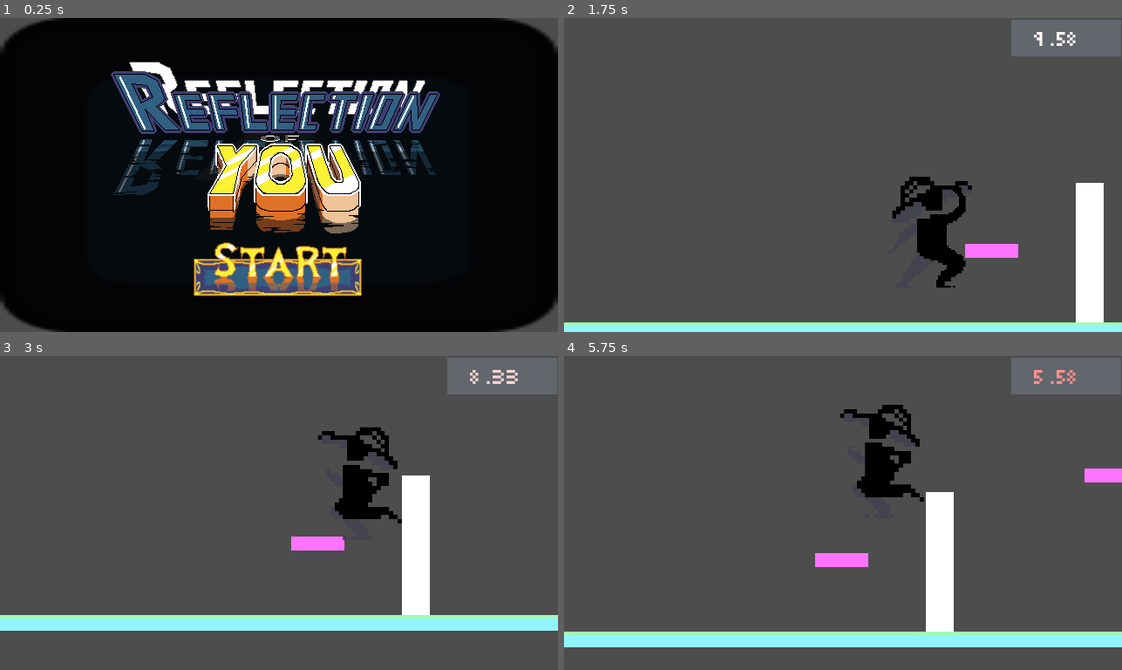
Above: before the commit, frames 1-4 (two rows, left to right).
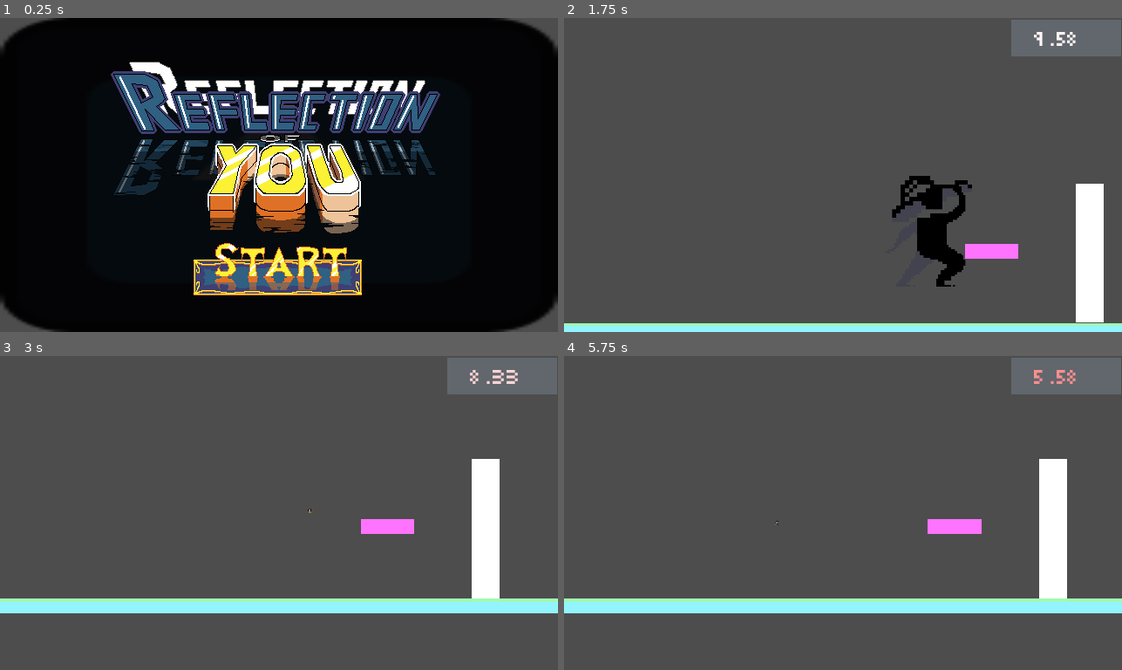
Above: after the commit, the same moments.

Repository: pihusharma13/The-Reflection-of-You
Game: Godot game, scene res://Scenes/main_menu.tscn
Same seed, same stepped clock (60 frames per second), same inputs: the game is played once before the commit and once after it. This scene is started directly instead of the project's main scene. The engine's default icon, where the game draws it, is replaced by a stand-in: a white triangle on a blue panel in a dark square.
Inputs (mouse positions are in pixels of both pictures, inside the frame that each line leads up to):
- Up to frame 1 (0.25 s): no input
- Up to frame 2 (1.75 s): click (843, 278) at 0.5 s; hold D (right) from 1.28 s (still down); hold Shift (run) from 1.28 s (still down); tap Ctrl (dash) at 1.35 s; tap Space (jump) at 1.52 s
- Up to frame 3 (3 s): tap Space (jump) at 1.82, 2.27, 2.57 s; release Shift (run) at 2.03 s; tap Shift (run) at 2.1 s; tap E (reflect, bound only after the commit) at 2.3, 2.85 s; release D (right) at 2.78 s; hold A (left) from 2.78 s (still down)
- Up to frame 4 (5.75 s): tap Space (jump) at 3.05, 3.6, 3.77, 4.07, 4.52, 4.82, 5.27, 5.57 s; release A (left) at 3.53 s; hold D (right) 3.53-5.03 s; tap Ctrl (dash) at 3.8, 4.35 s; hold Shift (run) 4.28-5.03 s; hold A (left) from 5.03 s (still down); tap Shift (run) at 5.1 s; tap E (reflect, bound only after the commit) at 5.3 s

The runs differ from the first frame. In frame 1, 1.9% of the frame differs, in the area x 34-65%, y 71-89%; in frame 2, 0.6%; in frame 3, 17%; in frame 4, 17%, in the area x 0-100%, y 15-93%.

Commit message:
Merge branch 'main-menu'

Diff:
--- a/a-reflection-of-you/Scenes/main_menu.tscn
+++ b/a-reflection-of-you/Scenes/main_menu.tscn
@@ -91,7 +91,7 @@
 "duration": 1.0,
 "texture": SubResource("AtlasTexture_6dk6o")
 }],
-"loop": 0,
+"loop": false,
 "name": &"start button",
 "speed": 15.0
 }]
@@ -134,6 +134,7 @@
 scale = Vector2(4.7677045, 0.8938633)
 
 [node name="Button Animation" type="AnimatedSprite2D" parent="Button" unique_id=668408328]
+texture_filter = 1
 position = Vector2(20.030602, -3.9155731)
 scale = Vector2(0.20974454, 1.1187392)
 sprite_frames = SubResource("SpriteFrames_g4v7s")
--- a/a-reflection-of-you/Scenes/pilot_level.tscn
+++ b/a-reflection-of-you/Scenes/pilot_level.tscn
@@ -16,7 +16,8 @@
 [ext_resource type="AudioStream" uid="uid://hvp6p75p5j73" path="res://Assets/Audio/1stpartRunrunrun!.wav" id="14_o85g7"]
 [ext_resource type="Script" uid="uid://n7f6w2jxhgcc" path="res://Scripts/music_player.gd" id="15_gmj0l"]
 
-[sub_resource type="WorldBoundaryShape2D" id="WorldBoundaryShape2D_3e5oy"]
+[sub_resource type="RectangleShape2D" id="RectangleShape2D_gmj0l"]
+size = Vector2(10000000, 0.01)
 
 [node name="Pilot Level" type="Node2D" unique_id=170259849]
 
@@ -26,8 +27,7 @@
 [node name="StaticBody2D" type="StaticBody2D" parent="." unique_id=1320707869]
 
 [node name="WorldBorder" type="CollisionShape2D" parent="StaticBody2D" unique_id=621307207]
-position = Vector2(0, -4)
-shape = SubResource("WorldBoundaryShape2D_3e5oy")
+shape = SubResource("RectangleShape2D_gmj0l")
 
 [node name="Ground" type="ColorRect" parent="StaticBody2D" unique_id=125551898]
 offset_left = -1200.0
--- a/a-reflection-of-you/Scripts/PlayerController.gd
+++ b/a-reflection-of-you/Scripts/PlayerController.gd
@@ -1,22 +1,31 @@
 extends CharacterBody2D
 
-@export var walk_speed = 150.0
-@export var run_speed = 250.0
-@export_range(0, 1) var acceleration = 0.1
-@export_range(0, 1) var deceleration = 0.1
+@export var player_height := 19.0
 
-@export var jump_force = -400.0
-@export_range(0, 1) var decelerate_on_jump_release = 0.5
+@export var walk_speed := 150.0
+@export var run_speed := 250.0
+@export_range(0, 1) var acceleration := 0.1
+@export_range(0, 1) var deceleration := 0.1
 
-@export var dash_speed = 1000.0
-@export var dash_max_distance = 50.0
+@export var jump_force := -400.0
+@export_range(0, 1) var decelerate_on_jump_release := 0.5
+
+@export var coyote_time := 0.1
+
+@export var dash_speed := 1000.0
+@export var dash_max_distance := 50.0
 @export var dash_curve : Curve
-@export var dash_cooldown = 1.0
+@export var dash_cooldown := 1.0
+
+@export var reflection_y : float = 193.0
 
 @onready var animated_sprite: AnimatedSprite2D = $AnimatedSprite2D
+@onready var shapecast: ShapeCast2D = $ShapeCast2D
 
-#var gravity = ProjectSettings.get_setting("physics/2d/default_gravity")
-@export var gravity : float = 1000
+var gravity = ProjectSettings.get_setting("physics/2d/default_gravity")
+
+var has_jumped := false
+var cur_coyote_time := coyote_time
 
 var is_dashing = false
 var dash_start_position = 0
@@ -25,8 +34,12 @@
 
 func _physics_process(delta):
 	# Add the gravity.
-	if not is_on_floor():
-		velocity.y += gravity * delta
+	if is_on_floor():
+		has_jumped = false
+		cur_coyote_time = coyote_time
+	else:
+		if cur_coyote_time > 0: cur_coyote_time -= delta
+		velocity.y -= gravity * delta * up_direction.y
 
 	var speed
 	if Input.is_action_pressed("run"):
@@ -36,20 +49,23 @@
 
 	# Get the input direction and handle the movement/deceleration.
 	var direction = Input.get_axis("left", "right")
-
 	if direction:
 		velocity.x = move_toward(velocity.x, direction * speed, speed * acceleration)
 		animated_sprite.flip_h = direction == -1
 		if is_on_floor():
-			animated_sprite.play("player_run")
+			if Input.is_action_pressed("run"):
+				animated_sprite.play("run")
+			else:
+				animated_sprite.play("walk")
 	else:
 		velocity.x = move_toward(velocity.x, 0, walk_speed * deceleration)
 		if is_on_floor():
-			animated_sprite.play("player_idle")
+			animated_sprite.play("idle")
 
 	# Handle jump.
-	if Input.is_action_just_pressed("jump") and (is_on_floor() or is_on_wall()):
-		velocity.y = jump_force
+	if Input.is_action_just_pressed("jump") and cur_coyote_time > 0:
+		has_jumped = true
+		velocity.y = jump_force * -1 * up_direction.y
 		# animated_sprite.play("Jump")
 
 	if Input.is_action_just_released("jump") and velocity.y < 0:
@@ -61,6 +77,9 @@
 		dash_start_position = position.x
 		dash_direction = direction
 		dash_timer = dash_cooldown
+
+	if Input.is_action_just_pressed("reflect") and is_on_floor():
+		flip()
 
 	# Performs actual dash
 	if is_dashing:
@@ -76,3 +95,11 @@
 		dash_timer -= delta
 
 	move_and_slide()
+
+func flip() -> void:
+	global_position.y = -(global_position.y - reflection_y) + reflection_y
+	up_direction.y *= -1
+	shapecast.force_shapecast_update()
+	while shapecast.get_collision_count() > 0:
+		position += up_direction * player_height
+		shapecast.force_shapecast_update()
--- /dev/null
+++ b/a-reflection-of-you/Scripts/follow_camera_pos.gd
@@ -0,0 +1,14 @@
+extends Node2D
+
+@export var follow_x := true
+@export var follow_y := true
+
+var camera : Camera2D
+
+func _ready() -> void:
+	camera = get_viewport().get_camera_2d()
+
+
+func _process(delta: float) -> void:
+	if follow_x: global_position.x = camera.get_screen_center_position().x
+	if follow_y: global_position.y = camera.get_screen_center_position().y
--- /dev/null
+++ b/a-reflection-of-you/Shaders/mask.gdshader
@@ -0,0 +1,11 @@
+shader_type canvas_item;
+
+// Exposes a slot in the Inspector to assign your mask image
+uniform sampler2D mask_texture : source_color;
+
+void fragment() {
+    vec4 main_color = texture(TEXTURE, UV);
+    vec4 mask_color = texture(mask_texture, UV);
+    main_color.a *= mask_color.a;
+    COLOR = main_color;
+}
--- a/a-reflection-of-you/project.godot
+++ b/a-reflection-of-you/project.godot
@@ -54,6 +54,11 @@
 "events": [Object(InputEventKey,"resource_local_to_scene":false,"resource_name":"","device":-1,"window_id":0,"alt_press …(195 unchanged characters)…
 ]
 }
+reflect={
+"deadzone": 0.2,
+"events": [Object(InputEventKey,"resource_local_to_scene":false,"resource_name":"","device":-1,"window_id":0,"alt_pressed":false,"shift_pressed":false,"ctrl_pressed":false,"meta_pressed":false,"pressed":false,"keycode":0,"physical_keycode":69,"key_label":0,"unicode":101,"location":0,"echo":false,"script":null)
+]
+}
 
 [physics]
 
Binary file added: a-reflection-of-you/Assets/city_bg.png
Not shown, added: a-reflection-of-you/Assets/city_bg.png.import
Binary file added: a-reflection-of-you/Assets/reflection_bg.png
Not shown, added: a-reflection-of-you/Assets/reflection_bg.png.import
Not shown: 1 places in a-reflection-of-you/Scenes/main_menu.tscn that only renumber resources
Not shown: 1 places in a-reflection-of-you/Scenes/pilot_level.tscn that only renumber resources
Not shown, added: a-reflection-of-you/Scripts/follow_camera_pos.gd.uid
Not shown, added: a-reflection-of-you/Shaders/mask.gdshader.uid
